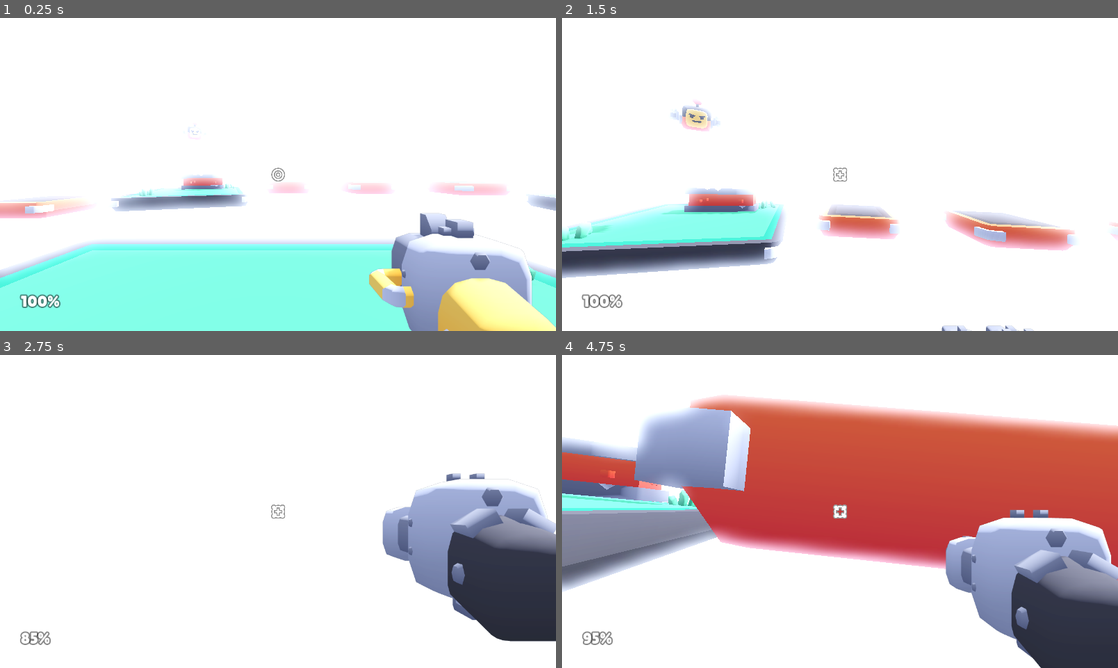
Above: before the commit, frames 1-4 (two rows, left to right).
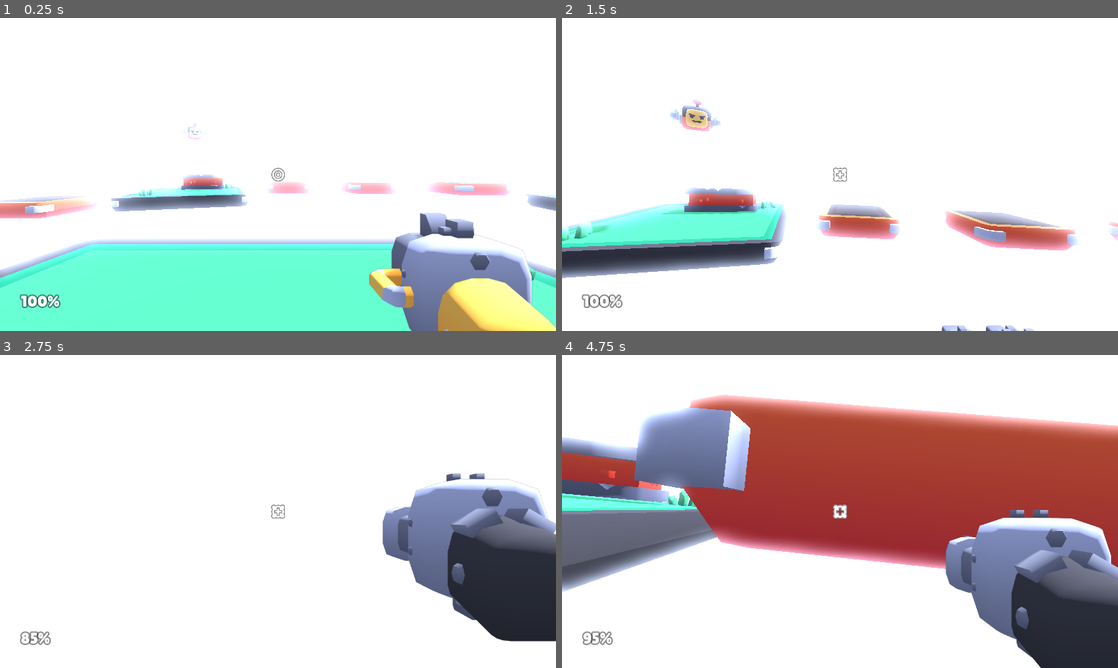
Above: after the commit, the same moments.

Repository: AndrewHamel111/SISGameJam2024
Game: Godot game, scene res://scenes/main.tscn
The game is run twice, just before and just after one commit, with the same random seed, the same clock (stepped at 60 frames per second) and the same inputs.
Inputs (mouse positions are in pixels of both pictures, inside the frame that each line leads up to):
- Up to frame 1 (0.25 s): no input
- Up to frame 2 (1.5 s): move the mouse to (867, 174) at 0.52 s; hold W (move_forward) from 0.53 s (still down); click (867, 174) at 0.6 s; tap Space (jump) at 0.77 s; move the mouse to (812, 174) at 1.27 s; tap E (weapon_toggle) at 1.35 s
- Up to frame 3 (2.75 s): keep holding W (move_forward); tap Space (jump) at 1.52 s; move the mouse to (289, 505) at 2.02 s; click (289, 505) at 2.1 s
- Up to frame 4 (4.75 s): keep holding W (move_forward); move the mouse to (834, 517) at 2.77 s; tap E (weapon_toggle) at 2.85, 4.35 s; tap Space (jump) at 3.02, 3.77, 4.52 s; move the mouse to (878, 514) at 3.52 s; click (878, 514) at 3.6 s; move the mouse to (795, 508) at 4.27 s

The runs differ from the first frame. In frame 1, 29% of the frame differs, in the area x 0-100%, y 34-100%; in frame 2, 9.9%; in frame 3, 6.2%; in frame 4, 49%, in the area x 0-100%, y 13-96%.

Commit message:
Forward+ -> Compatibility
Also removed "starter kit" tag
updated tonemap to have less odd colors

Diff:
--- a/project.godot
+++ b/project.godot
@@ -11,7 +11,6 @@
 [application]
 
 config/name="Pikmin 5"
-config/tags=PackedStringArray("starterkit")
 run/main_scene="res://scenes/main.tscn"
 config/features=PackedStringArray("4.2", "Forward Plus")
 boot_splash/bg_color=Color(0.92549, 0.92549, 0.960784, 1)
@@ -113,4 +112,5 @@
 
 [rendering]
 
+renderer/rendering_method="gl_compatibility"
 anti_aliasing/quality/screen_space_aa=1
--- a/scenes/main-environment.tres
+++ b/scenes/main-environment.tres
@@ -16,7 +16,6 @@
 ambient_light_source = 2
 ambient_light_color = Color(0.662745, 0.694118, 0.772549, 1)
 ambient_light_energy = 1.15
-tonemap_mode = 2
 ssao_enabled = true
 ssao_radius = 0.45
 ssao_intensity = 1.0
